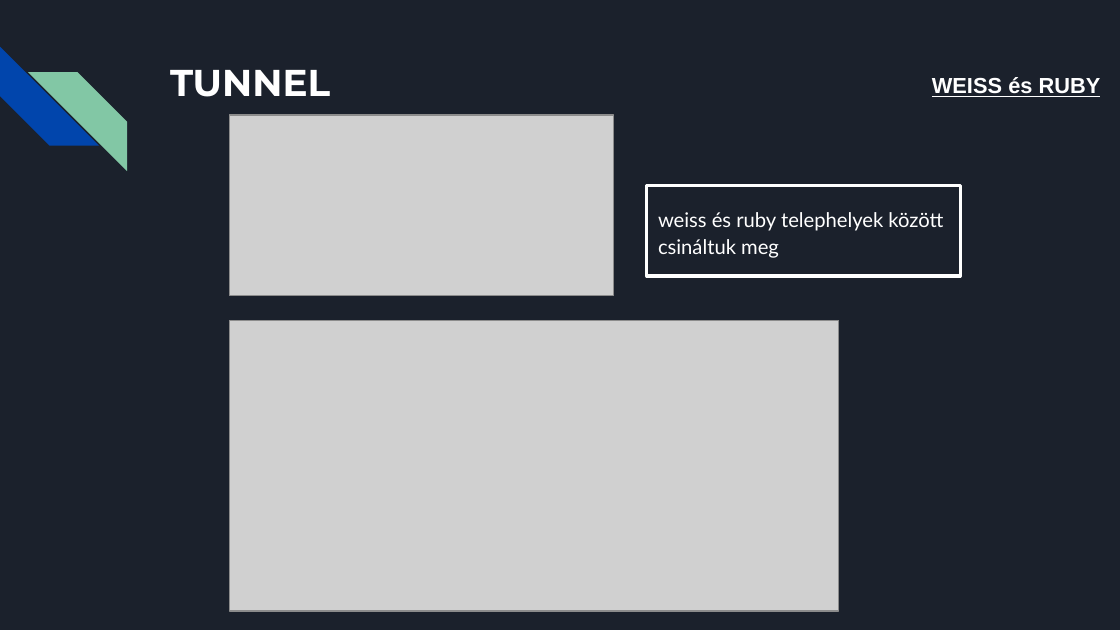
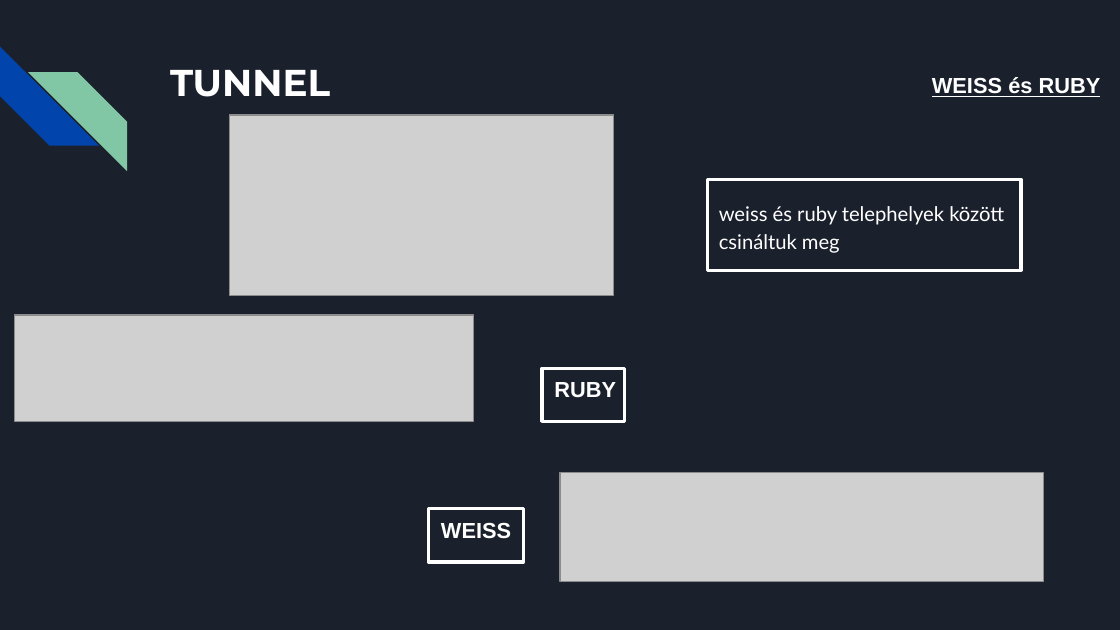
Before and after one commit to XRX265/DotNyetWork, a slide deck: slide 20 of Cím nélküli prezentáció (5).pptx (slide 18 before the commit). Drawn at 1120x630 pixels with LibreOffice and Linux fonts; fonts in the diff are those of the drawing; grey boxes stand for pictures. Boxes give left, top, right and bottom in pixels: in the first picture for what was removed or moved away, otherwise in the second. Text is boxed around its words. In the diff, an @@ line names an element or a change of style, - is before the commit and + after.

```diff
--- a/Cím nélküli prezentáció (5).pptx
+++ b/Cím nélküli prezentáció (5).pptx
@@ rectangle: place and size @@
-rectangle at (647,185,961,276)
+rectangle at (708,179,1021,270)
@@ text "weiss és ruby telephelyek között ...": place and size @@
-text "weiss és ruby telephelyek között ..." at (658,212,943,258)
+text "weiss és ruby telephelyek között ..." at (719,206,1004,253)
@@ picture added at (15,315,473,421) @@
@@ picture removed at (230,320,839,610) @@
@@ rectangle added at (542,368,625,421), outline #FFFFFF 2 pt @@
@@ text added at (554,382,616,398), 14 pt, text #FFFFFF, bold @@
+RUBY
@@ picture added at (560,473,1044,581) @@
@@ rectangle added at (429,508,524,561), outline #FFFFFF 2 pt @@
@@ text added at (441,522,511,539), 14 pt, text #FFFFFF, bold @@
+WEISS
```
Also in this commit, not shown: 5 other slides changed, 3 slides added.
